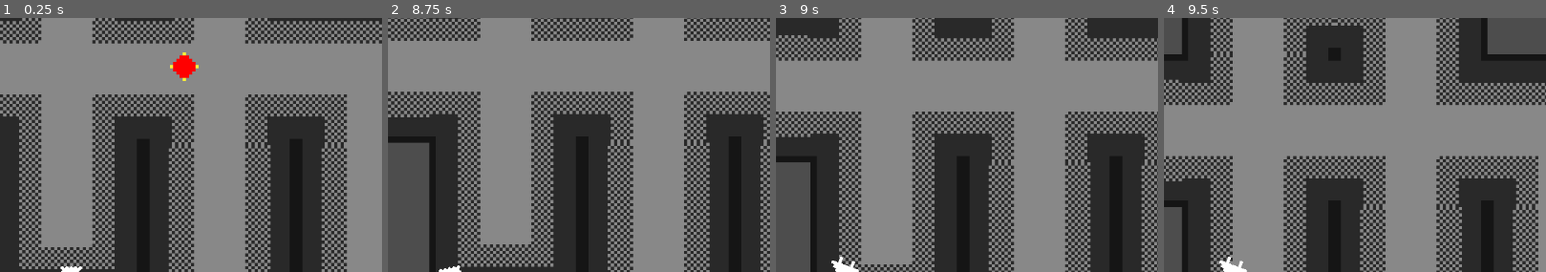
Above: before the commit, frames 1-4 (left to right).
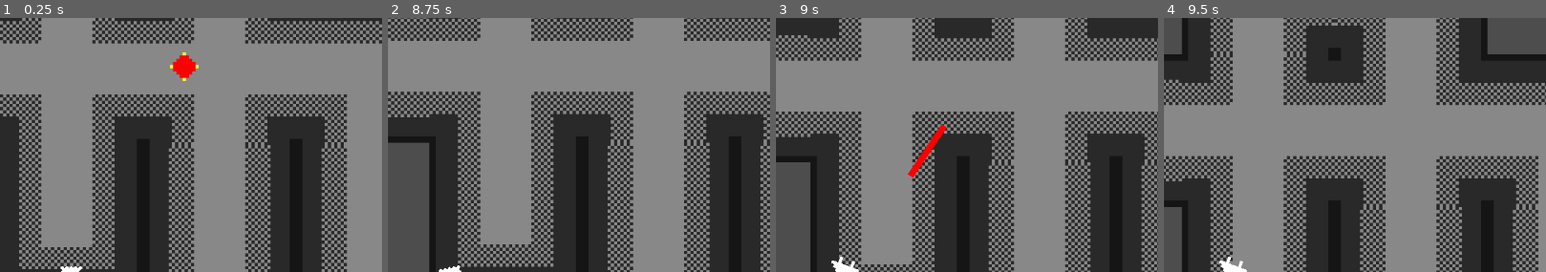
Above: after the commit, the same moments.

Repository: Ben1980/yaab
Game: Godot game, scene res://level.tscn
Same seed, same stepped clock (60 frames per second), same inputs: the game is played once before the commit and once after it.
Inputs (mouse positions are % of the whole screen's width and height, from its top left):
- Up to frame 1 (0.25 s): no input
- Up to frame 2 (8.75 s): move the mouse to (72, 45) at 0.52 s; press the mouse at (72, 45) at 0.53 s; hold W (move_up) 0.53-1.28 s; move the mouse to (30, 55) at 1.27 s; release the mouse at (30, 55) at 1.28 s; hold S (move_down) 1.28-2.03 s; click (30, 55) at 1.35 s; move the mouse to (60, 28) at 2.02 s; press the mouse at (60, 28) at 2.03 s; hold W (move_up) 2.03-3.53 s; move the mouse to (45, 70) at 2.77 s; release the mouse at (45, 70) at 2.78 s; click (45, 70) at 2.85 s; move the mouse to (80, 65) at 3.52 s; press the mouse at (80, 65) at 3.53 s; hold S (move_down) 3.53-5.78 s; move the mouse to (20, 35) at 4.27 s; release the mouse at (20, 35) at 4.28 s; click (20, 35) at 4.35 s; move the mouse to (55, 50) at 5.02 s; press the mouse at (55, 50) at 5.03 s; move the mouse to (35, 25) at 5.77 s; release the mouse at (35, 25) at 5.78 s; hold W (move_up) 5.78-8.03 s; click (35, 25) at 5.85 s; move the mouse to (72, 45) at 6.52 s; press the mouse at (72, 45) at 6.53 s; move the mouse to (30, 55) at 7.27 s; release the mouse at (30, 55) at 7.28 s; click (30, 55) at 7.35 s; move the mouse to (60, 28) at 8.02 s; press the mouse at (60, 28) at 8.03 s; hold S (move_down) from 8.03 s (still down)
- Up to frame 3 (9 s): keep holding S (move_down); move the mouse to (45, 70) at 8.77 s; release the mouse at (45, 70) at 8.78 s; click (45, 70) at 8.85 s
- Up to frame 4 (9.5 s): keep holding S (move_down)
The pictures show only the part of the screen within x 41-91%, y 0-50%; the shares and areas given below are measured in that part.

Frames 1-2 are identical in both runs. In frame 3, 0.4% of the frame differs, in the area x 34-45%, y 41-63%; in frame 4, nothing differs.

Commit message:
player gets controlled either by mouse/keboard or game controller

Diff:
--- a/enemy.gd
+++ b/enemy.gd
@@ -85,7 +85,6 @@
 	var distance_to_target = global_position.distance_to(target_pos)
 
 	if distance_to_target < 5.0:
-		# Reached last known position, return to patrol
 		current_state = State.PATROL
 		pick_random_patrol_direction()
 		return
@@ -99,10 +98,9 @@
 
 
 func handle_wall_collision() -> void:
-	# If we hit a wall during patrol, pick a new direction
 	if current_state == State.PATROL and get_slide_collision_count() > 0:
 		pick_random_patrol_direction()
-		patrol_timer = 0.0  # Reset timer so we don't immediately change again
+		patrol_timer = 0.0
 
 
 func update_animation() -> void:
--- a/player.gd
+++ b/player.gd
@@ -3,30 +3,67 @@
 
 @export var SPEED: float = 30
 @export var COOLDOWN_TIME: float = 0.2
+@export var CONTROLLER_DEADZONE: float = 0.1
 
+
+var aim_direction: Vector2 = Vector2.RIGHT
 var is_dead: bool = false
 var can_fire: bool = true
+var controller_available: bool = false
+var using_controller: bool = false
+var observed_stick_max: float = 0.7
+
 
 const LASER_SCENE: PackedScene = preload("res://laser.tscn")
+
 
 @onready var sprite: AnimatedSprite2D = $AnimatedSprite2D
 @onready var fire_cooldown: Timer = $FireCooldown
 
 
 func get_input() -> void:
-	look_at(get_global_mouse_position())
-	rotation += PI/2
-	var forward = transform.y.normalized() * -Input.get_axis("move_down", "move_up")
-	var strafe = transform.x.normalized() * Input.get_axis("move_left", "move_right")
-	velocity = (forward + strafe).normalized() * SPEED
+	if controller_available:
+		var stick_aim = Input.get_vector("aim_left", "aim_right", "aim_up", "aim_down")
+		if stick_aim.length() > CONTROLLER_DEADZONE:
+			using_controller = true
+			aim_direction = stick_aim.normalized()
+			rotation = aim_direction.angle() + PI/2
 
+	if not using_controller:
+		look_at(get_global_mouse_position())
+		rotation += PI/2
+		aim_direction = (get_global_mouse_position() - global_position).normalized()
+
+	if using_controller:
+		var move_input = Vector2(
+			Input.get_joy_axis(0, JOY_AXIS_LEFT_X),
+			Input.get_joy_axis(0, JOY_AXIS_LEFT_Y)
+		)
+		var raw_length = move_input.length()
+
+		if raw_length > observed_stick_max:
+			observed_stick_max = raw_length
+
+		var speed_factor = clamp(raw_length / observed_stick_max, 0.0, 1.0)
+
+		if raw_length > CONTROLLER_DEADZONE:
+			velocity = aim_direction * speed_factor * SPEED
+		else:
+			velocity = Vector2.ZERO
+	else:
+		var forward_input = Input.get_axis("move_down", "move_up")
+		velocity = -transform.y.normalized() * forward_input * SPEED
 
 func _input(event: InputEvent) -> void:
+	if event is InputEventMouseMotion or event is InputEventMouseButton:
+		if not controller_available or Input.get_vector("aim_left", "aim_right", "aim_up", "aim_down").length() < CONTROLLER_DEADZONE:
+			using_controller = false
+
 	if Input.is_action_pressed("shoot"):
 		fire()
 
 
-func _physics_process(delta: float) -> void:
+func _physics_process(_delta: float) -> void:
 	get_input()
 	update_animation()
 	move_and_slide()
@@ -34,6 +71,8 @@
 
 func _ready() -> void:
 	add_to_group("player")
+	Input.joy_connection_changed.connect(_on_joy_connection_changed)
+	controller_available = Input.get_connected_joypads().size() > 0
 
 
 func update_animation() -> void:
@@ -51,13 +90,13 @@
 
 
 func fire() -> void:
-	if !can_fire:
+	if not can_fire:
 		return
 
 	can_fire = false
 
 	var laser = LASER_SCENE.instantiate()
-	laser.direction = (get_global_mouse_position() - global_position).normalized()
+	laser.direction = aim_direction
 	laser.global_position = global_position
 	laser.rotation = rotation - PI
 	get_parent().add_child(laser)
@@ -66,3 +105,9 @@
 
 func _on_fire_cooldown_timeout() -> void:
 	can_fire = true
+
+
+func _on_joy_connection_changed(_device_id: int, _connected: bool) -> void:
+	controller_available = Input.get_connected_joypads().size() > 0
+	if not controller_available:
+		using_controller = false
--- a/player.tscn
+++ b/player.tscn
@@ -27,6 +27,7 @@
 collision_layer = 2
 collision_mask = 5
 script = ExtResource("1_i3pqv")
+CONTROLLER_DEADZONE = 0.2
 
 [node name="AnimatedSprite2D" type="AnimatedSprite2D" parent="."]
 sprite_frames = SubResource("SpriteFrames_hqtel")
